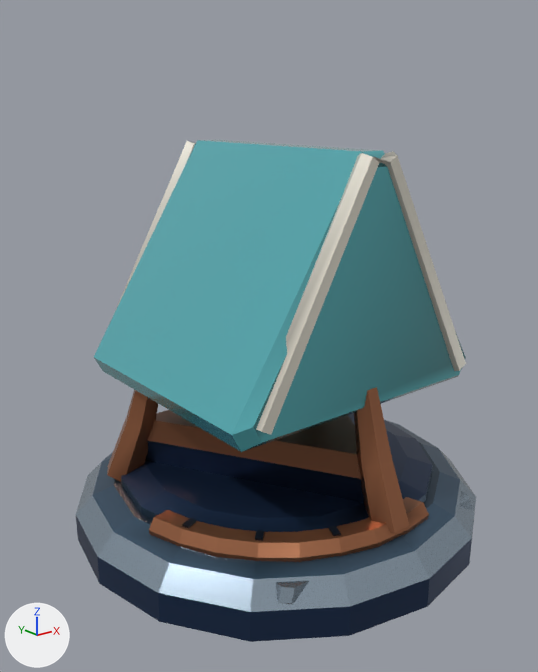
A saved change to the glTF model assets/models/optical-bench/prism.glb.
Both versions are drawn from a 50 mm lens placed at (-1.107, -1.352, 1.081), pointed at (-0.031, -0.008, 0.543). Arrows for +X, +Y and +Z are at lower left; the lights stay in place. The first picture is the older version. Vertices at exactly the same position are counted once.

The first picture shows 'prism'.
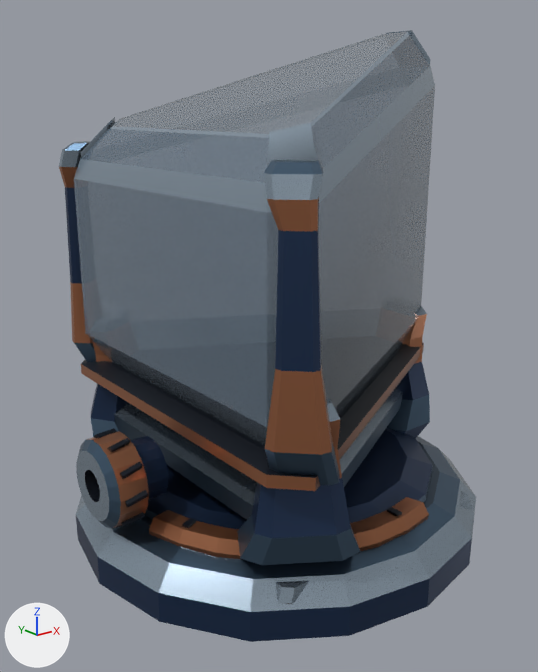
Edits to the bpy script that builds the scene:
```text
Add mat_ground_flint_bevel:
    mat_ground_flint_bevel = bpy.data.materials.new('Ground flint bevel')
    # nodes: BsdfPrincipled, Mix, OutputMaterial, VertexColor
    # colours: greyish blue #9eafbe, mixed with the vertex colours
Add mat_dispersive_flint:
    mat_dispersive_flint = bpy.data.materials.new('Dispersive flint')
    # nodes: BsdfPrincipled, Math, Mix, OutputMaterial, VertexColor
    # colours: greyish blue #728597, mixed with the vertex colours
Change me_prism:
    used by ob_prism; location = (0.0, 0.0, 0.0)
    remove me_prism.from_pydata(...)  # 483 vertices, 882 faces; spans x -0.51..0.51, y -0.51..0.51, z 0.0..0.99
    add me_prism.from_pydata(...)  # 1106 vertices, 2060 faces; spans x -0.51..0.51, y -0.51..0.51, z 0.0..1.249
    me_prism part 1: the loose piece of 24 vertices spanning x -0.353..0.353, y -0.323..0.32, z 0.438..0.99 is rebuilt with 36 vertices and now spans x -0.329..0.474, y -0.437..0.437, z 0.426..1.245
    me_prism part 2: the loose piece of 9 vertices spanning x -0.32..0.32, y -0.37..0.185, z 0.21..0.34 is rebuilt with 24 vertices and now spans x -0.303..0.436, y -0.402..0.402, z 0.226..0.334
    me_prism part 3: the loose piece of 18 vertices spanning x -0.047..0.047, y -0.428..-0.276, z 0.176..0.496 is deleted
    me_prism part 4: 66 vertices removed from x -0.383..0.322, y -0.333..0.333, z 0.176..0.989; 690 vertices added at x -0.509..0.502, y -0.48..0.48, z 0.168..1.048
    me_prism part 5: 8 vertices added at x 0.386..0.453, y -0.05..0.05, z 1.168..1.249
    me_prism part 6: 331 kept faces spanning x -0.51..0.51, y -0.471..0.51, z 0.125..0.227 get new vertex colours
    other edits to the shape of me_prism do not show in these pictures
    remove me_prism.materials.append(mat_optical_coating)
    remove me_prism.materials.append(mat_front_silver)
    remove me_prism.materials.append(mat_satin_porcelain)
    add me_prism.materials.append(mat_dispersive_flint)
    add me_prism.materials.append(mat_ground_flint_bevel)
```

Location of each change, [x1, y1, x2, y2] in pixels of the pictures (538 x 672 px):
'prism', reshaped (22% taller)
    before: [76, 140, 476, 642]
    after: [59, 30, 476, 642]
part 1 of me_prism, rebuilt (33% taller)
    before: [94, 140, 466, 452]
    after: [74, 32, 435, 446]
part 2 of me_prism, rebuilt
    before: [145, 410, 364, 502]
    after: [114, 388, 402, 520]
part 3 of me_prism, deleted
    before: [354, 387, 409, 533]
part 4 of me_prism, built on
    before: [107, 141, 466, 482]
    after: [59, 117, 430, 565]
part 5 of me_prism, added
    after: [386, 30, 430, 64]
part 6 of me_prism, recoloured (darker)
    before: [81, 413, 426, 591]
    after: [81, 428, 426, 591]
